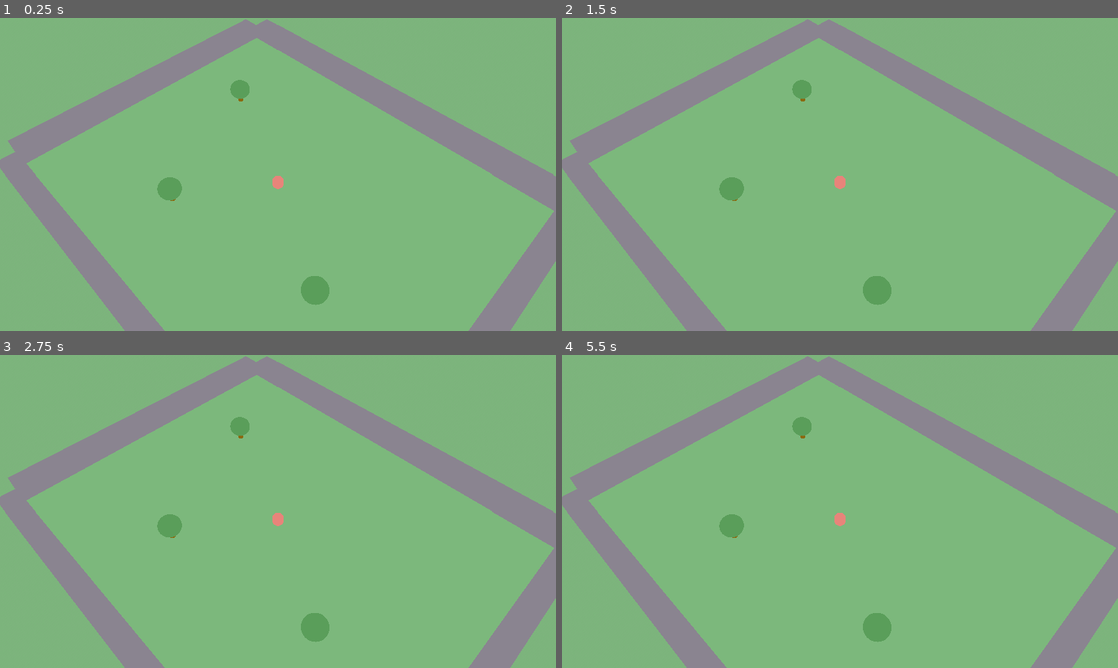
Above: before the commit, frames 1-4 (two rows, left to right).
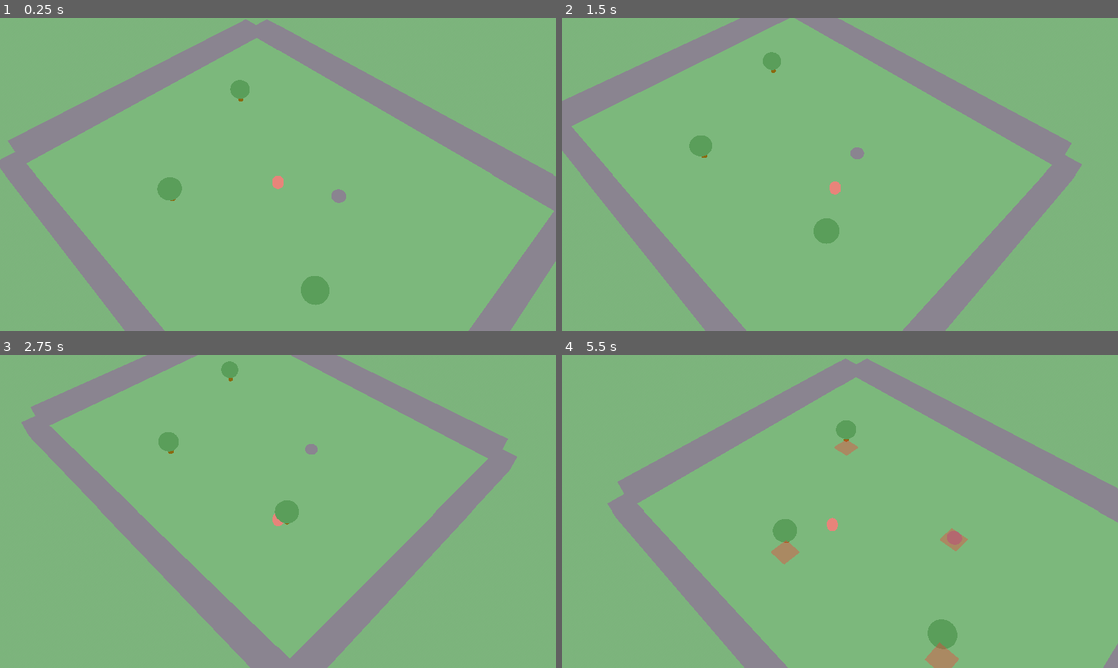
Above: after the commit, the same moments.

Repository: Ig0rFB/whiskerbound
Game: Godot game, scene res://scenes/main.tscn
The game is run twice, just before and just after one commit, with the same random seed, the same clock (stepped at 60 frames per second) and the same inputs.
Inputs:
- Up to frame 1 (0.25 s): no input
- Up to frame 2 (1.5 s): tap Enter at 0.5 s; hold D (move_right) 0.53-1.28 s; hold S (move_down) from 1.28 s (still down)
- Up to frame 3 (2.75 s): release S (move_down) at 2.03 s; hold D (move_right) from 2.03 s (still down)
- Up to frame 4 (5.5 s): release D (move_right) at 2.78 s; hold W (move_up) 2.78-3.53 s; hold A (move_left) 3.53-5.03 s; tap H (toggle_collision_debug, bound only after the commit) at 4.15 s; hold S (move_down) from 5.03 s (still down)

The runs differ from the first frame. In frame 1, less than 0.1% of the frame differs, in the area x 59-63%, y 54-60%; in frame 2, 20%; in frame 3, 29%, in the area x 0-100%, y 0-100%; in frame 4, 25%.

Commit message:
M2: grid movement, collision, and debug overlay.
Adds collision grid and wall-slide movement ported from the 2D prototype,
8-direction player locomotion, H-key collision debug draw, and extended smoke tests.

Co-authored-by: Cursor <cursoragent@cursor.com>

Diff:
--- a/autoloads/game_state.gd
+++ b/autoloads/game_state.gd
@@ -12,4 +12,6 @@
 var mode: GameMode = GameMode.GAMEPLAY
 var current_area_id: String = ""
 var player: CharacterBody3D = null
+var collision_grid: CollisionGrid = null
+var show_collision_debug: bool = false
 var quest_flags: Dictionary = {}
--- a/config.gd
+++ b/config.gd
@@ -20,6 +20,8 @@
 const COMPANION_FOLLOW_DISTANCE := 3.0
 const INTERACT_RADIUS := 1.5
 const COLLISION_INSET := 0.1
+const PLAYER_RADIUS := 0.25
+const PLAYER_CAPSULE_HEIGHT := 0.7
 
 # Placeholder colours (PROJECT.md §14)
 const COLOR_GROUND := Color("#7CB87C")
@@ -28,3 +30,4 @@
 const COLOR_COMPANION := Color("#F5E6C8")
 const COLOR_NPC := Color("#9B8FA8")
 const COLOR_SKY := Color("#A8D8F0")
+const COLOR_COLLISION_DEBUG := Color(1.0, 0.2, 0.2, 0.35)
--- /dev/null
+++ b/core/collision_grid.gd
@@ -0,0 +1,67 @@
+class_name CollisionGrid
+## 2D solid/walkable grid on the XZ plane (ported from 2D prototype world.odin).
+
+const DEFAULT_COLLISION_INSET := 0.1
+
+var width: int = 0
+var height: int = 0
+var cell_size: float = 1.0
+
+var _solid: PackedByteArray = PackedByteArray()
+
+
+func configure(grid_width: int, grid_height: int, grid_cell_size: float = 1.0) -> void:
+	width = grid_width
+	height = grid_height
+	cell_size = grid_cell_size
+	_solid = PackedByteArray()
+	_solid.resize(width * height)
+	_solid.fill(0)
+
+
+func set_solid(cell_x: int, cell_z: int, solid: bool) -> void:
+	if cell_x < 0 or cell_z < 0 or cell_x >= width or cell_z >= height:
+		return
+	_solid[cell_z * width + cell_x] = 1 if solid else 0
+
+
+func is_cell_solid(cell_x: int, cell_z: int) -> bool:
+	if cell_x < 0 or cell_z < 0 or cell_x >= width or cell_z >= height:
+		return true
+	if _solid.is_empty():
+		return false
+	return _solid[cell_z * width + cell_x] != 0
+
+
+func _collision_sample_inset(collider: Rect2) -> float:
+	var max_inset := collider.size.x * 0.4
+	if DEFAULT_COLLISION_INSET < max_inset:
+		return DEFAULT_COLLISION_INSET
+	return max_inset
+
+
+## True when any collision cell overlaps the entity footprint (XZ plane).
+func entity_blocked(feet_x: float, feet_z: float, collider: Rect2) -> bool:
+	if _solid.is_empty():
+		return false
+
+	var inset := _collision_sample_inset(collider)
+	var world_rect := Rect2(
+		feet_x + collider.position.x + inset,
+		feet_z + collider.position.y + inset,
+		collider.size.x - inset * 2.0,
+		collider.size.y - inset * 2.0,
+	)
+	if world_rect.size.x <= 0.0 or world_rect.size.y <= 0.0:
+		return false
+
+	var min_cx := int(floor(world_rect.position.x / cell_size))
+	var max_cx := int(floor((world_rect.position.x + world_rect.size.x - 1e-5) / cell_size))
+	var min_cz := int(floor(world_rect.position.y / cell_size))
+	var max_cz := int(floor((world_rect.position.y + world_rect.size.y - 1e-5) / cell_size))
+
+	for cz in range(min_cz, max_cz + 1):
+		for cx in range(min_cx, max_cx + 1):
+			if is_cell_solid(cx, cz):
+				return true
+	return false
--- /dev/null
+++ b/core/movement.gd
@@ -0,0 +1,32 @@
+class_name Movement
+## Pure movement helpers — no Node dependency (ported from 2D prototype movement.odin).
+
+
+static func normalise_input(v: Vector2) -> Vector2:
+	if v.length_squared() <= 0.0:
+		return Vector2.ZERO
+	if v.length_squared() <= 1.0:
+		return v
+	return v.normalized()
+
+
+## Separate X then Z resolution for wall sliding. Vector2 uses (world_x, world_z).
+static func apply_velocity(
+	grid: CollisionGrid,
+	feet_pos: Vector2,
+	velocity: Vector2,
+	collider: Rect2,
+	delta: float,
+) -> Vector2:
+	var result := feet_pos
+	var delta_pos := velocity * delta
+
+	var new_x := result.x + delta_pos.x
+	if not grid.entity_blocked(new_x, result.y, collider):
+		result.x = new_x
+
+	var new_z := result.y + delta_pos.y
+	if not grid.entity_blocked(result.x, new_z, collider):
+		result.y = new_z
+
+	return result
--- /dev/null
+++ b/core/player_collider.gd
@@ -0,0 +1,9 @@
+class_name PlayerCollider
+## Feet-centred footprint on the XZ plane (capsule radius at ground level).
+
+const FEET_RADIUS := 0.25
+
+
+static func feet_rect() -> Rect2:
+	var diameter := FEET_RADIUS * 2.0
+	return Rect2(-FEET_RADIUS, -FEET_RADIUS, diameter, diameter)
--- a/core/types.gd
+++ b/core/types.gd
@@ -32,3 +32,49 @@
 		Direction8.NORTH_WEST:
 			return Vector2(-1, -1)
 	return Vector2(0, 1)
+
+
+static func facing_from_vector(v: Vector2, last_facing: Direction8) -> Direction8:
+	if v.length_squared() < 0.0001:
+		return last_facing
+
+	var ax := absf(v.x)
+	var az := absf(v.y)
+	var t := 0.41421356237
+
+	if az < ax * t:
+		if v.x > 0.0:
+			return Direction8.EAST
+		return Direction8.WEST
+	if ax < az * t:
+		if v.y > 0.0:
+			return Direction8.SOUTH
+		return Direction8.NORTH
+	if v.x > 0.0 and v.y < 0.0:
+		return Direction8.NORTH_EAST
+	if v.x > 0.0 and v.y > 0.0:
+		return Direction8.SOUTH_EAST
+	if v.x < 0.0 and v.y > 0.0:
+		return Direction8.SOUTH_WEST
+	return Direction8.NORTH_WEST
+
+
+static func yaw_from_facing(facing: Direction8) -> float:
+	match facing:
+		Direction8.SOUTH:
+			return 0.0
+		Direction8.SOUTH_EAST:
+			return -PI * 0.25
+		Direction8.EAST:
+			return -PI * 0.5
+		Direction8.NORTH_EAST:
+			return -PI * 0.75
+		Direction8.NORTH:
+			return PI
+		Direction8.NORTH_WEST:
+			return PI * 0.75
+		Direction8.WEST:
+			return PI * 0.5
+		Direction8.SOUTH_WEST:
+			return PI * 0.25
+	return 0.0
--- /dev/null
+++ b/input/input_actions.gd
@@ -0,0 +1,20 @@
+extends Node
+## Maps InputMap actions to gameplay vectors (PROJECT.md §11).
+
+var move_vector: Vector2 = Vector2.ZERO
+var toggle_collision_debug_pressed: bool = false
+
+
+func poll() -> void:
+	move_vector = Vector2.ZERO
+	if Input.is_action_pressed("move_right"):
+		move_vector.x += 1.0
+	if Input.is_action_pressed("move_left"):
+		move_vector.x -= 1.0
+	if Input.is_action_pressed("move_down"):
+		move_vector.y += 1.0
+	if Input.is_action_pressed("move_up"):
+		move_vector.y -= 1.0
+	move_vector = Movement.normalise_input(move_vector)
+
+	toggle_collision_debug_pressed = Input.is_action_just_pressed("toggle_collision_debug")
--- a/project.godot
+++ b/project.godot
@@ -20,6 +20,7 @@
 Config="*res://config.gd"
 GameState="*res://autoloads/game_state.gd"
 Events="*res://autoloads/events.gd"
+InputActions="*res://input/input_actions.gd"
 
 [display]
 
@@ -71,6 +72,11 @@
 "events": [Object(InputEventKey,"resource_local_to_scene":false,"resource_name":"","device":-1,"window_id":0,"alt_press …(190 unchanged characters)…
 ]
 }
+toggle_collision_debug={
+"deadzone": 0.2,
+"events": [Object(InputEventKey,"resource_local_to_scene":false,"resource_name":"","device":-1,"window_id":0,"alt_pressed":false,"shift_pressed":false,"ctrl_pressed":false,"meta_pressed":false,"pressed":false,"keycode":0,"physical_keycode":72,"key_label":0,"unicode":0,"location":0,"echo":false,"script":null)
+]
+}
 
 [physics]
 
--- a/scenes/areas/village_green.gd
+++ b/scenes/areas/village_green.gd
@@ -6,8 +6,11 @@
 
 @onready var _ground_root: Node3D = $Ground
 
+var _collision_grid: CollisionGrid
+
 
 func _ready() -> void:
+	_collision_grid = _build_collision_grid()
 	_build_ground_tiles()
 	_build_border_walls()
 	_build_trees()
@@ -15,6 +18,21 @@
 
 func get_player_spawn_global() -> Vector3:
 	return $PlayerSpawn.global_position
+
+
+func get_collision_grid() -> CollisionGrid:
+	return _collision_grid
+
+
+func _build_collision_grid() -> CollisionGrid:
+	var grid := CollisionGrid.new()
+	grid.configure(AREA_WIDTH, AREA_HEIGHT, Config.GRID_CELL)
+
+	# Trees and props block movement on their root cell.
+	for cell in [Vector2i(4, 5), Vector2i(15, 11), Vector2i(7, 12), Vector2i(12, 6)]:
+		grid.set_solid(cell.x, cell.y, true)
+
+	return grid
 
 
 func _build_ground_tiles() -> void:
@@ -76,6 +94,8 @@
 	for pos in [Vector3(4, 0, 5), Vector3(15, 0, 11), Vector3(7, 0, 12)]:
 		_add_tree(decor, pos, trunk_mat, leaf_mat)
 
+	_add_rock(decor, Vector3(12, 0, 6))
+
 
 func _add_tree(
 	parent: Node3D,
@@ -105,3 +125,18 @@
 	leaves.position = Vector3(0, 0.75, 0)
 	leaves.set_surface_override_material(0, leaf_mat)
 	tree.add_child(leaves)
+
+
+func _add_rock(parent: Node3D, pos: Vector3) -> void:
+	var rock := MeshInstance3D.new()
+	var rock_mesh := SphereMesh.new()
+	rock_mesh.radius = 0.35
+	rock_mesh.height = 0.5
+	rock.mesh = rock_mesh
+	rock.position = Vector3(pos.x + 0.5, 0.2, pos.z + 0.5)
+
+	var mat := StandardMaterial3D.new()
+	mat.shading_mode = BaseMaterial3D.SHADING_MODE_UNSHADED
+	mat.albedo_color = Config.COLOR_STONE
+	rock.set_surface_override_material(0, mat)
+	parent.add_child(rock)
--- /dev/null
+++ b/scenes/debug/collision_debug.gd
@@ -0,0 +1,55 @@
+extends Node3D
+## Draws solid collision cells for designer tuning (toggle H).
+
+var _grid: CollisionGrid
+var _mesh_root: Node3D
+
+
+func _ready() -> void:
+	_mesh_root = Node3D.new()
+	_mesh_root.name = "DebugMeshes"
+	add_child(_mesh_root)
+	visible = false
+
+
+func setup(grid: CollisionGrid) -> void:
+	_grid = grid
+	_rebuild()
+
+
+func set_overlay_visible(show_it: bool) -> void:
+	visible = show_it
+
+
+func toggle() -> void:
+	set_overlay_visible(not visible)
+
+
+func _rebuild() -> void:
+	for child in _mesh_root.get_children():
+		child.queue_free()
+	if _grid == null:
+		return
+
+	var tile_mesh := BoxMesh.new()
+	tile_mesh.size = Vector3(_grid.cell_size * 0.92, 0.08, _grid.cell_size * 0.92)
+
+	var mat := StandardMaterial3D.new()
+	mat.shading_mode = BaseMaterial3D.SHADING_MODE_UNSHADED
+	mat.transparency = BaseMaterial3D.TRANSPARENCY_ALPHA
+	mat.albedo_color = Config.COLOR_COLLISION_DEBUG
+	mat.no_depth_test = true
+
+	for z in _grid.height:
+		for x in _grid.width:
+			if not _grid.is_cell_solid(x, z):
+				continue
+			var tile := MeshInstance3D.new()
+			tile.mesh = tile_mesh
+			tile.set_surface_override_material(0, mat)
+			tile.position = Vector3(
+				float(x) * _grid.cell_size + _grid.cell_size * 0.5,
+				0.06,
+				float(z) * _grid.cell_size + _grid.cell_size * 0.5,
+			)
+			_mesh_root.add_child(tile)
--- /dev/null
+++ b/scenes/debug/collision_debug.tscn
@@ -0,0 +1,6 @@
+[gd_scene load_steps=2 format=3 uid="uid://collisiondebug01"]
+
+[ext_resource type="Script" path="res://scenes/debug/collision_debug.gd" id="1_debug"]
+
+[node name="CollisionDebug" type="Node3D"]
+script = ExtResource("1_debug")
--- a/scenes/main.gd
+++ b/scenes/main.gd
@@ -7,16 +7,27 @@
 
 const PLAYER_SCENE := preload("res://scenes/player/player.tscn")
 const CAMERA_RIG_SCENE := preload("res://scenes/camera/camera_rig.tscn")
+const COLLISION_DEBUG_SCENE := preload("res://scenes/debug/collision_debug.tscn")
 
 @onready var _world_root: Node3D = $WorldRoot
 
 var _area: Node3D
 var _player: CharacterBody3D
 var _camera_rig: Node3D
+var _collision_debug: Node3D
 
 
 func _ready() -> void:
 	_load_area("village_green")
+
+
+func _physics_process(_delta: float) -> void:
+	InputActions.poll()
+
+	if InputActions.toggle_collision_debug_pressed:
+		GameState.show_collision_debug = not GameState.show_collision_debug
+		if _collision_debug:
+			_collision_debug.set_overlay_visible(GameState.show_collision_debug)
 
 
 func _load_area(area_id: String) -> void:
@@ -33,10 +44,15 @@
 	if _camera_rig:
 		_camera_rig.queue_free()
 		_camera_rig = null
+	if _collision_debug:
+		_collision_debug.queue_free()
+		_collision_debug = null
 
 	var area_scene: PackedScene = load(AREA_SCENES[area_id])
 	_area = area_scene.instantiate()
 	_world_root.add_child(_area)
+
+	GameState.collision_grid = _area.get_collision_grid()
 
 	_player = PLAYER_SCENE.instantiate()
 	_world_root.add_child(_player)
@@ -48,6 +64,11 @@
 	_world_root.add_child(_camera_rig)
 	_camera_rig.set_target(_player, true)
 
+	_collision_debug = COLLISION_DEBUG_SCENE.instantiate()
+	_world_root.add_child(_collision_debug)
+	_collision_debug.setup(GameState.collision_grid)
+	_collision_debug.set_overlay_visible(GameState.show_collision_debug)
+
 	GameState.current_area_id = area_id
 	GameState.player = _player
 	Events.area_entered.emit(area_id)
--- a/scenes/player/player.gd
+++ b/scenes/player/player.gd
@@ -1,9 +1,25 @@
 extends CharacterBody3D
-## Player avatar — movement added in M2 (PROJECT.md §9.1).
+## Player avatar — 8-direction grid movement with wall sliding (PROJECT.md §9.1).
+
+@onready var _visual: Node3D = $Visual
+
+var _facing: GameTypes.Direction8 = GameTypes.Direction8.SOUTH
+var _feet_collider: Rect2 = PlayerCollider.feet_rect()
 
 
-func _physics_process(_delta: float) -> void:
-	# Keep feet on the ground plane until height zones exist.
-	var pos := global_position
-	pos.y = 0.0
-	global_position = pos
+func _physics_process(delta: float) -> void:
+	if GameState.mode != GameState.GameMode.GAMEPLAY:
+		return
+
+	var grid: CollisionGrid = GameState.collision_grid
+	if grid == null:
+		return
+
+	var velocity := InputActions.move_vector * Config.PLAYER_SPEED
+	var feet := Vector2(global_position.x, global_position.z)
+	feet = Movement.apply_velocity(grid, feet, velocity, _feet_collider, delta)
+	global_position = Vector3(feet.x, 0.0, feet.y)
+
+	if InputActions.move_vector.length_squared() > 0.0001:
+		_facing = GameTypes.facing_from_vector(InputActions.move_vector, _facing)
+		_visual.rotation.y = GameTypes.yaw_from_facing(_facing)
--- a/scenes/tools/smoke_test.gd
+++ b/scenes/tools/smoke_test.gd
@@ -1,5 +1,9 @@
 extends SceneTree
-## Headless smoke test — run with: godot --path . --headless scenes/tools/smoke_test.gd
+## Headless smoke test — run with: bash scripts/run_smoke_test.sh
+
+const FEET_COLLIDER := Rect2(-0.25, -0.25, 0.5, 0.5)
+const MovementLogic := preload("res://core/movement.gd")
+
 
 func _initialize() -> void:
 	var main_scene: PackedScene = load("res://scenes/main.tscn")
@@ -11,7 +15,6 @@
 	var main: Node = main_scene.instantiate()
 	root.add_child(main)
 
-	# Allow one frame for area/player/camera setup.
 	await process_frame
 
 	var game_state: Node = root.get_node("GameState")
@@ -26,5 +29,54 @@
 		quit(1)
 		return
 
-	print("SMOKE_OK: player at ", player.global_position, " area=", game_state.current_area_id)
+	var grid = game_state.collision_grid
+	if grid == null:
+		push_error("GameState.collision_grid is null")
+		quit(1)
+		return
+
+	_test_movement_open(grid)
+	_test_movement_blocked(grid)
+	_test_tree_cell_solid(grid)
+
+	print(
+		"SMOKE_OK: player at ",
+		player.global_position,
+		" area=",
+		game_state.current_area_id,
+	)
 	quit(0)
+
+
+func _test_movement_open(grid) -> void:
+	var start := Vector2(10.0, 8.0)
+	var moved := MovementLogic.apply_velocity(
+		grid,
+		start,
+		Vector2(1.0, 0.0),
+		FEET_COLLIDER,
+		0.5,
+	)
+	if moved.distance_to(start) < 0.01:
+		push_error("Expected open movement east from spawn, got no displacement")
+		quit(1)
+
+
+func _test_movement_blocked(grid) -> void:
+	var start := Vector2(19.6, 8.0)
+	var moved := MovementLogic.apply_velocity(
+		grid,
+		start,
+		Vector2(10.0, 0.0),
+		FEET_COLLIDER,
+		1.0,
+	)
+	if moved.x > start.x + 0.05:
+		push_error("Expected east movement to be blocked near map edge")
+		quit(1)
+
+
+func _test_tree_cell_solid(grid) -> void:
+	if not grid.is_cell_solid(4, 5):
+		push_error("Expected tree cell (4, 5) to be solid")
+		quit(1)
Not shown, added: core/collision_grid.gd.uid
Not shown, added: core/movement.gd.uid
Not shown, added: core/player_collider.gd.uid
Not shown, added: input/input_actions.gd.uid
Not shown, added: scenes/debug/collision_debug.gd.uid
Not shown, changed: AGENTS.md
Not shown, changed: PROJECT.md
